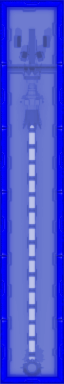
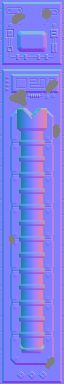
Layer changes from the first w=64, h=384 image to the second:
added group "roof_33 Kopie" with 2 layers above "roof_33" over <box>0,0,64,384</box>
added layer "roof_normals" (1st of 3, in "roof_33 Kopie") in group "roof_33 Kopie" over <box>0,0,64,384</box>
moved "blueprints" into group "Blueprint" over <box>0,0,64,384</box>
moved "NacelleSmall_1x6.png Kopie" into group "Blueprint" over <box>0,0,64,384</box>
